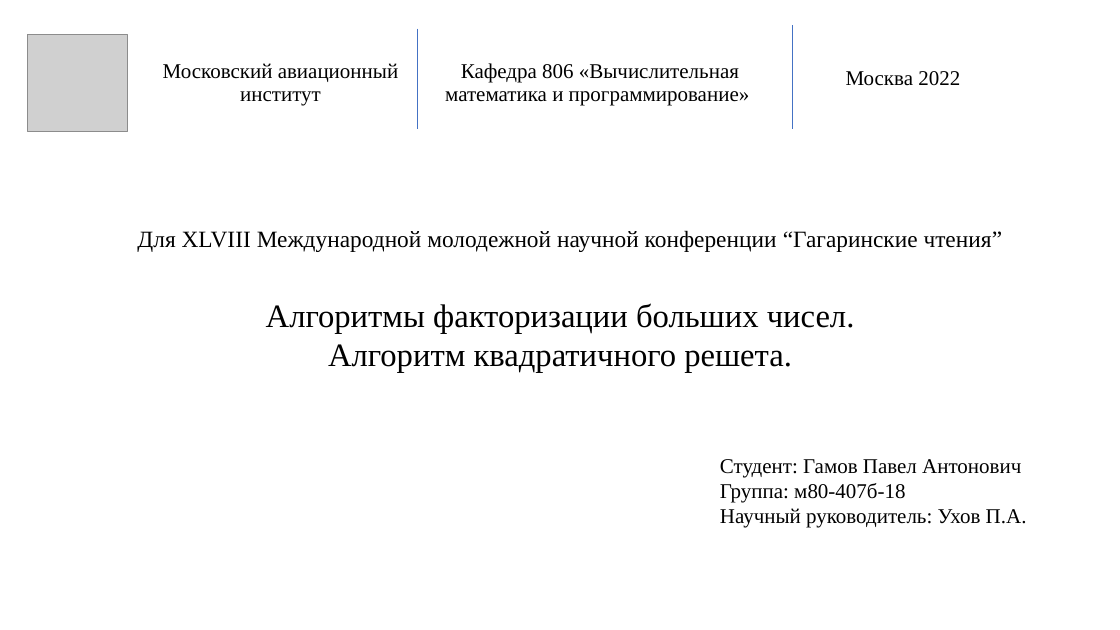
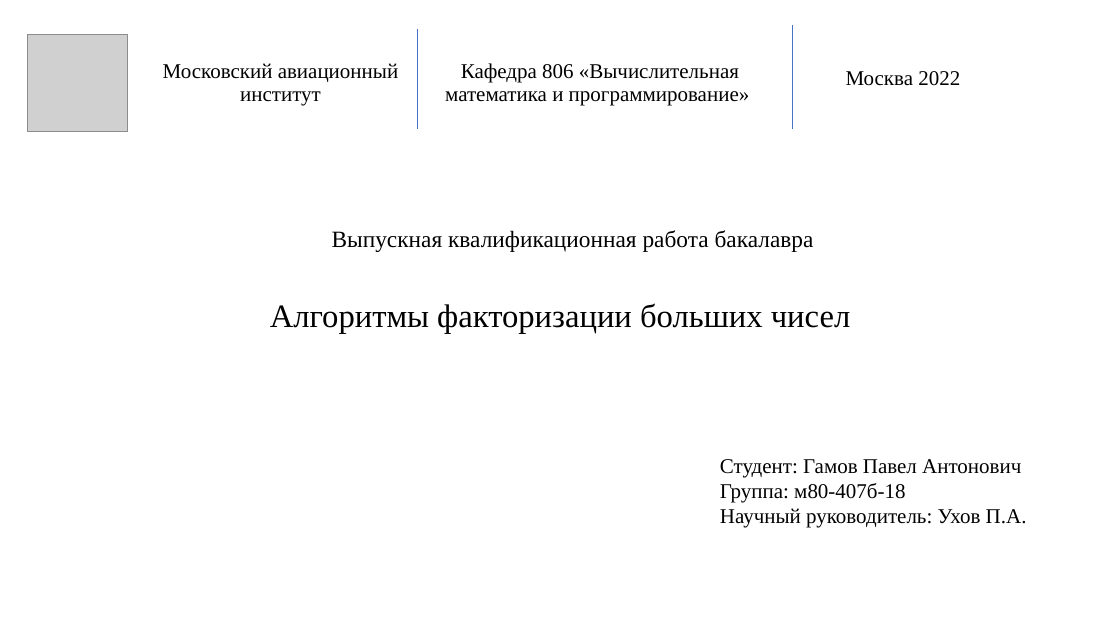
Before and after one commit to pagamov/VKR, a slide deck: slide 1 of Гамов Павел Чтения.pptx. Drawn at 1120x630 pixels with LibreOffice and Linux fonts; fonts in the diff are those of the drawing; grey boxes stand for pictures. Boxes give left, top, right and bottom in pixels: in the first picture for what was removed or moved away, otherwise in the second. Text is boxed around its words. In the diff, an @@ line names an element or a change of style, - is before the commit and + after.

```diff
--- a/Гамов Павел Чтения.pptx
+++ b/Гамов Павел Чтения.pptx
@@ text at (332, 230, 814, 252): text changed @@
-Для XLVIII Международной молодежной научной конференции “Гагаринские чтения”
+Выпускная квалификационная работа бакалавра
@@ text at (270, 303, 851, 334): text changed @@
-Алгоритмы факторизации больших чисел.
-Алгоритм квадратичного решета.
+Алгоритмы факторизации больших чисел
```
Also in this commit, not shown: 5 other slides changed, 7 slides added, 1 slide removed, 1 other file.
